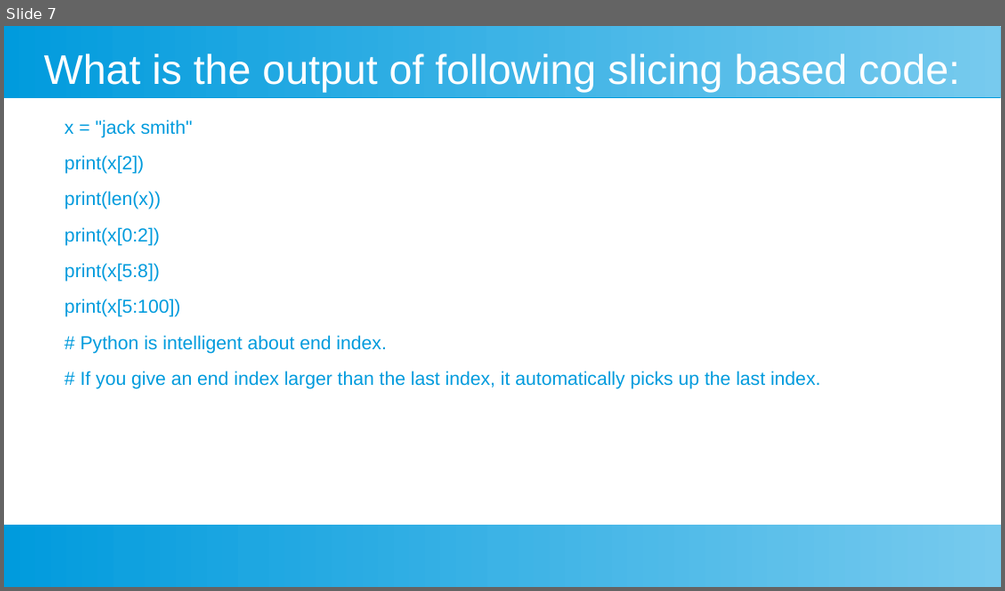
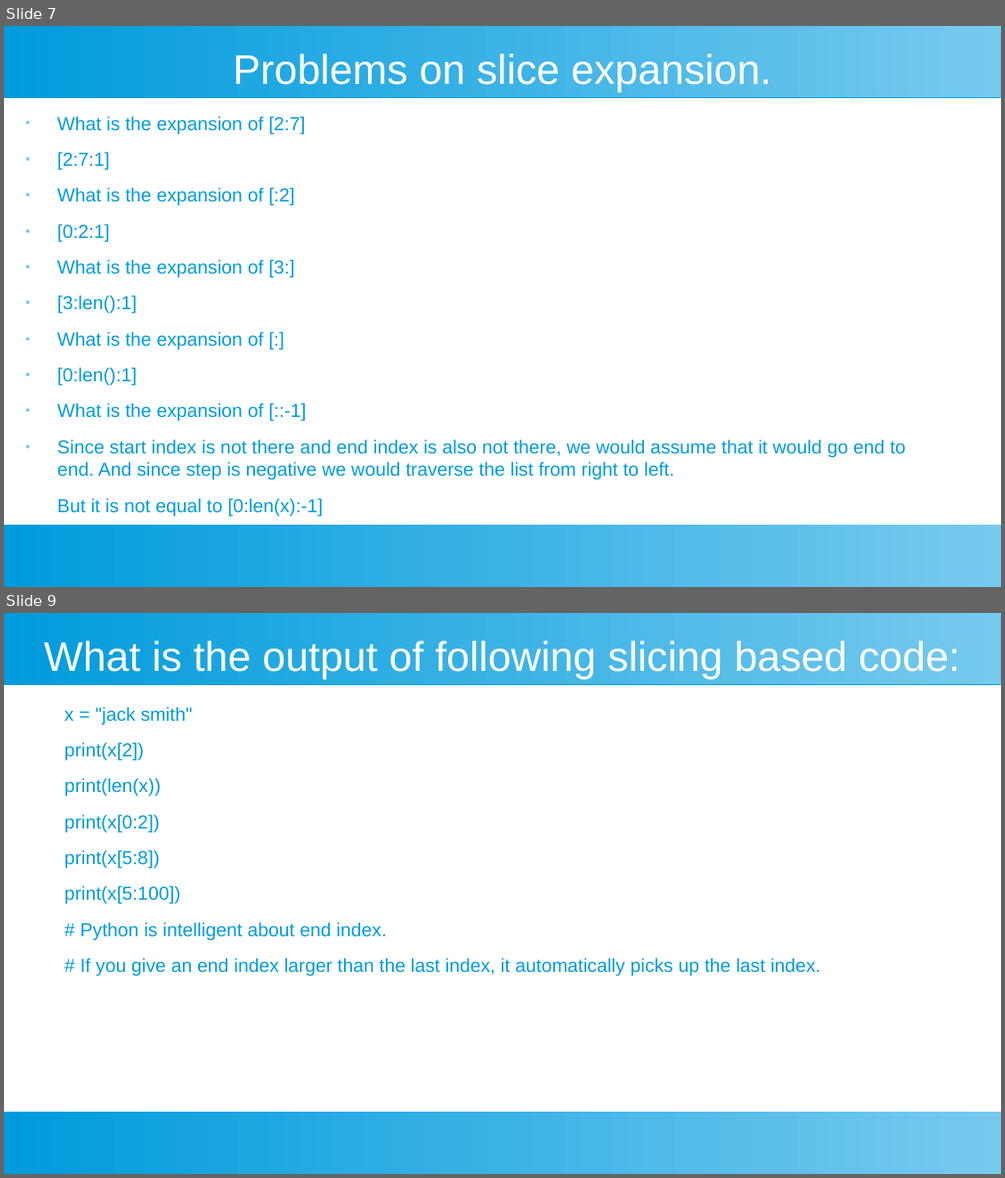
Before and after one commit to ashishjain1547/public_lessons_in_python, a slide deck: Ch 4 - Strings/Strings.odp. Shown one above the other, each under a label of ours: slide 7 before the commit, slides 7 and 9 after it; the slides between them are not shown. The pictures are 1005x591 and 1005x1178 pixels, drawn with LibreOffice and Linux fonts; fonts in the diff are those of the drawing. Boxes give left, top, right and bottom in pixels: in the first picture for what was removed or moved away, otherwise in the second. Text is boxed around its words. In the diff, an @@ line names an element or a change of style, - is before the commit and + after.

```diff
--- a/Ch 4 - Strings/Strings.odp
+++ b/Ch 4 - Strings/Strings.odp
@@ slide 7 added at [4, 26, 1001, 587], background #FFFFFF; not listed: 2 template elements that a slide beside it also shows @@
@@ title added at [233, 54, 771, 92], 33 pt, text #FFFFFF @@
+Problems on slice expansion.
@@ text added at [57, 116, 906, 516], 15 pt, text #009BDD @@
+● What is the expansion of [2:7]
+● [2:7:1]
+● What is the expansion of [:2]
+● [0:2:1]
+● What is the expansion of [3:]
+● [3:len():1]
+● What is the expansion of [:]
+● [0:len():1]
+● What is the expansion of [::-1]
+● Since start index is not there and end index is also not there, we would assume that it would go end to end. And since step is negative we would traverse the list from right to left.
+But it is not equal to [0:len(x):-1]
@@ what was slide 7 is now slide 9 @@
```
Also in this commit, not shown: 5 slides changed, 2 other slides added, 27 other files.
